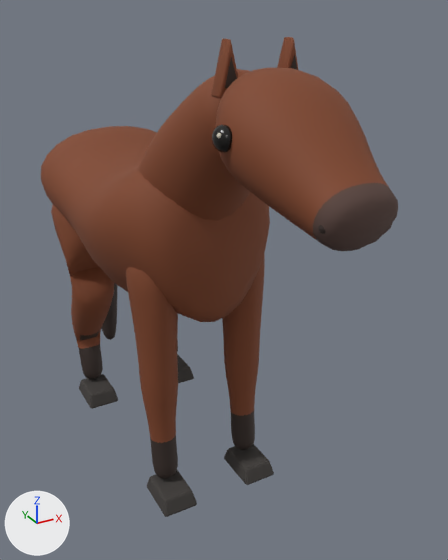
Renders of the Blender file blender/world/animals/riverwatch_horse.blend from each side of a commit.
Rendered twice from a 50 mm lens placed at (-1.26, -3.04, 2.46), pointed at (0.19, -0.39, 1.13). Lighting does not change. The marker at lower left points along +X, +Y and +Z. The older version comes first.

Objects in the first picture: 'RiverwatchV80Body', 'RiverwatchV80EarNear', 'RiverwatchV80EyeNear', 'RiverwatchV80FrontHoofFar', 'RiverwatchV80FrontHoofNear', 'RiverwatchV80FrontUpperFar', 'RiverwatchV80FrontUpperNear', 'RiverwatchV80Head', 'RiverwatchV80HindHoofNear', 'RiverwatchV80Neck', 'RiverwatchV80ThighNear' and 6 more.
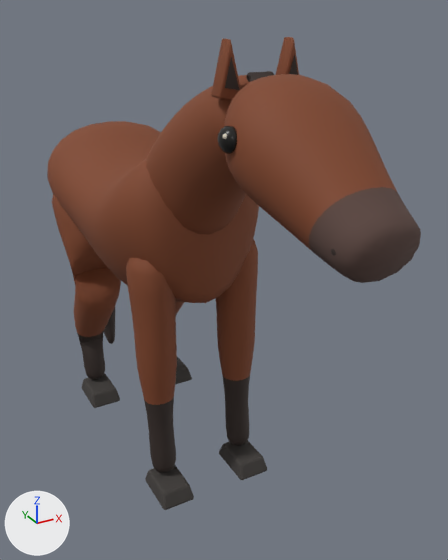
Diff of the bpy script that builds the scene:
```diff
--- a/blender/world/animals/riverwatch_horse.blend.py
+++ b/blender/world/animals/riverwatch_horse.blend.py
@@ me_riverwatchv80bodymesh @@
 # used by ob_riverwatchv80body; parent = ob_riverwatchhorsev80root; location = (0.0, 0.0, 0.0)
-me_riverwatchv80bodymesh.from_pydata(...)  # 144 vertices, 134 faces; spans x -0.5..0.5, y -0.71..1.02, z 0.92..1.88
+me_riverwatchv80bodymesh.from_pydata(...)  # 132 vertices, 122 faces; spans x -0.47..0.47, y -0.62..0.96, z 0.94..1.93
+# me_riverwatchv80bodymesh part 1: 144 vertices removed from x -0.5..0.5, y -0.71..1.02, z 0.92..1.88; 132 vertices added at x -0.47..0.47, y -0.62..0.96, z 0.94..1.93
 me_riverwatchv80bodymesh.materials.append(mat_riverwatch_v80_warm_bay)
@@ me_riverwatchv80neckmesh @@
 # used by ob_riverwatchv80neck; parent = ob_riverwatchhorsev80root; location = (0.0, 0.0, 0.0)
-me_riverwatchv80neckmesh.from_pydata(...)  # 84 vertices, 74 faces; spans x -0.305..0.305, y -1.058..-0.173, z 1.373..2.262
+me_riverwatchv80neckmesh.from_pydata(...)  # 84 vertices, 74 faces; spans x -0.27..0.27, y -1.103..-0.195, z 1.398..2.239
+# me_riverwatchv80neckmesh part 2: 84 of 84 vertices moved; they spanned x -0.305..0.305, y -1.058..-0.173, z 1.373..2.262 and now span x -0.27..0.27, y -1.103..-0.195, z 1.398..2.239; mean shift (0.0, -0.049, 0.008)
 me_riverwatchv80neckmesh.materials.append(mat_riverwatch_v80_warm_bay)
@@ me_riverwatchv80headmesh @@
 # used by ob_riverwatchv80head; parent = ob_riverwatchhorsev80root; location = (0.0, 0.0, 0.0)
-me_riverwatchv80headmesh.from_pydata(...)  # 96 vertices, 86 faces; spans x -0.27..0.27, y -1.694..-0.97, z 1.726..2.28
+me_riverwatchv80headmesh.from_pydata(...)  # 96 vertices, 86 faces; spans x -0.27..0.27, y -1.805..-1.04, z 1.658..2.266
+# me_riverwatchv80headmesh part 3: 96 of 96 vertices moved; they spanned x -0.27..0.27, y -1.694..-0.97, z 1.726..2.28 and now span x -0.27..0.27, y -1.805..-1.04, z 1.658..2.266; mean shift (0.0, -0.082, -0.045)
+# me_riverwatchv80headmesh part 4: all 12 faces centred in x -0.161..0.161, y -1.589..-1.498, z 1.751..1.987 switch from mat_riverwatch_v80_warm_bay (brown #804427) to mat_riverwatch_v80_muzzle (brown #5b453f)
@@ me_riverwatchv80frontuppernearmesh @@
 # used by ob_riverwatchv80frontuppernear; parent = ob_riverwatchhorsev80root; location = (0.0, 0.0, 0.0)
-me_riverwatchv80frontuppernearmesh.from_pydata(...)  # 72 vertices, 66 faces; spans x -0.39..-0.1, y -0.629..-0.286, z 0.098..1.438
+me_riverwatchv80frontuppernearmesh.from_pydata(...)  # 64 vertices, 58 faces; spans x -0.375..-0.095, y -0.585..-0.256, z 0.099..1.435
+# me_riverwatchv80frontuppernearmesh part 5: the whole mesh is rebuilt
 me_riverwatchv80frontuppernearmesh.materials.append(mat_riverwatch_v80_warm_bay)
@@ me_riverwatchv80frontupperfarmesh @@
 # used by ob_riverwatchv80frontupperfar; parent = ob_riverwatchhorsev80root; location = (0.0, 0.0, 0.0)
-me_riverwatchv80frontupperfarmesh.from_pydata(...)  # 72 vertices, 66 faces; spans x 0.1..0.39, y -0.629..-0.286, z 0.098..1.438
+me_riverwatchv80frontupperfarmesh.from_pydata(...)  # 64 vertices, 58 faces; spans x 0.095..0.375, y -0.585..-0.256, z 0.099..1.435
+# me_riverwatchv80frontupperfarmesh part 6: the whole mesh is rebuilt
 me_riverwatchv80frontupperfarmesh.materials.append(mat_riverwatch_v80_warm_bay)
@@ me_riverwatchv80thighnearmesh @@
 # used by ob_riverwatchv80thighnear; parent = ob_riverwatchhorsev80root; location = (0.0, 0.0, 0.0)
-me_riverwatchv80thighnearmesh.from_pydata(...)  # 80 vertices, 74 faces; spans x -0.475..-0.095, y 0.227..0.819, z 0.093..1.54
+me_riverwatchv80thighnearmesh.from_pydata(...)  # 80 vertices, 74 faces; spans x -0.475..-0.065, y 0.165..0.818, z 0.093..1.628
+# me_riverwatchv80thighnearmesh part 7: 80 of 80 vertices moved; they spanned x -0.475..-0.095, y 0.227..0.819, z 0.093..1.54 and now span x -0.475..-0.065, y 0.165..0.818, z 0.093..1.628; mean shift (0.015, -0.028, 0.015)
 me_riverwatchv80thighnearmesh.materials.append(mat_riverwatch_v80_warm_bay)
@@ me_riverwatchv80fronthoofnearmesh @@
 # used by ob_riverwatchv80fronthoofnear; parent = ob_riverwatchhorsev80root; location = (0.0, 0.0, 0.0)
-me_riverwatchv80fronthoofnearmesh.from_pydata(...)  # 8 vertices, 6 faces; spans x -0.343..-0.147, y -0.73..-0.455, z 0.018..0.105
+me_riverwatchv80fronthoofnearmesh.from_pydata(...)  # 8 vertices, 6 faces; spans x -0.329..-0.141, y -0.683..-0.403, z 0.018..0.105
+# me_riverwatchv80fronthoofnearmesh part 8: the whole mesh is scaled about its middle by (0.964, 1.02, 1), then moved by (0.01, 0.049, 0.0)
 me_riverwatchv80fronthoofnearmesh.materials.append(mat_riverwatch_v80_hoof)
@@ me_riverwatchv80fronthooffarmesh @@
 # used by ob_riverwatchv80fronthooffar; parent = ob_riverwatchhorsev80root; location = (0.0, 0.0, 0.0)
-me_riverwatchv80fronthooffarmesh.from_pydata(...)  # 8 vertices, 6 faces; spans x 0.147..0.343, y -0.73..-0.455, z 0.018..0.105
+me_riverwatchv80fronthooffarmesh.from_pydata(...)  # 8 vertices, 6 faces; spans x 0.141..0.329, y -0.683..-0.403, z 0.018..0.105
+# me_riverwatchv80fronthooffarmesh part 9: the whole mesh is scaled about its middle by (0.964, 1.02, 1), then moved by (-0.01, 0.049, 0.0)
 me_riverwatchv80fronthooffarmesh.materials.append(mat_riverwatch_v80_hoof)
@@ ob_riverwatchv80eyenear @@
 ob_riverwatchv80eyenear.parent = ob_riverwatchhorsev80root
-ob_riverwatchv80eyenear.location = (-0.255, -1.205, 2.055)
+ob_riverwatchv80eyenear.location = (-0.25, -1.235, 2.055)
```

Boxes (x1, y1, x2, y2) around the edits, measured in the pictures (448 x 560 px; the box of a moved part takes in the faces that stretch with it):
'RiverwatchV80Head', reshaped (8% wider, 14% taller)
    before: (215, 68, 398, 251)
    after: (224, 74, 421, 283)
'RiverwatchV80Body', reshaped (7% narrower, 7% shorter)
    before: (41, 126, 270, 322)
    after: (47, 121, 259, 303)
'RiverwatchV80Neck', reshaped
    before: (138, 69, 250, 220)
    after: (146, 75, 249, 235)
'RiverwatchV80FrontUpperNear', reshaped
    before: (126, 267, 178, 478)
    after: (126, 258, 177, 472)
'RiverwatchV80FrontUpperFar', reshaped (6% taller)
    before: (222, 255, 265, 450)
    after: (216, 239, 258, 446)
'RiverwatchV80ThighNear', reshaped (9% wider, 6% taller)
    before: (51, 205, 114, 379)
    after: (52, 194, 121, 379)
'RiverwatchV80FrontHoofNear', moved, rescaled
    before: (147, 470, 197, 517)
    after: (145, 465, 194, 510)
'RiverwatchV80FrontHoofFar', moved, rescaled
    before: (224, 444, 274, 485)
    after: (219, 441, 267, 480)
'RiverwatchV80EyeNear', moved
    before: (212, 124, 232, 152)
    after: (217, 126, 237, 154)
part 3 of me_riverwatchv80headmesh, moved or reshaped
    before: (215, 68, 398, 251)
    after: (224, 74, 421, 283)
part 4 of me_riverwatchv80headmesh, recoloured
    before: (291, 164, 388, 242)
    after: (309, 187, 411, 270)
